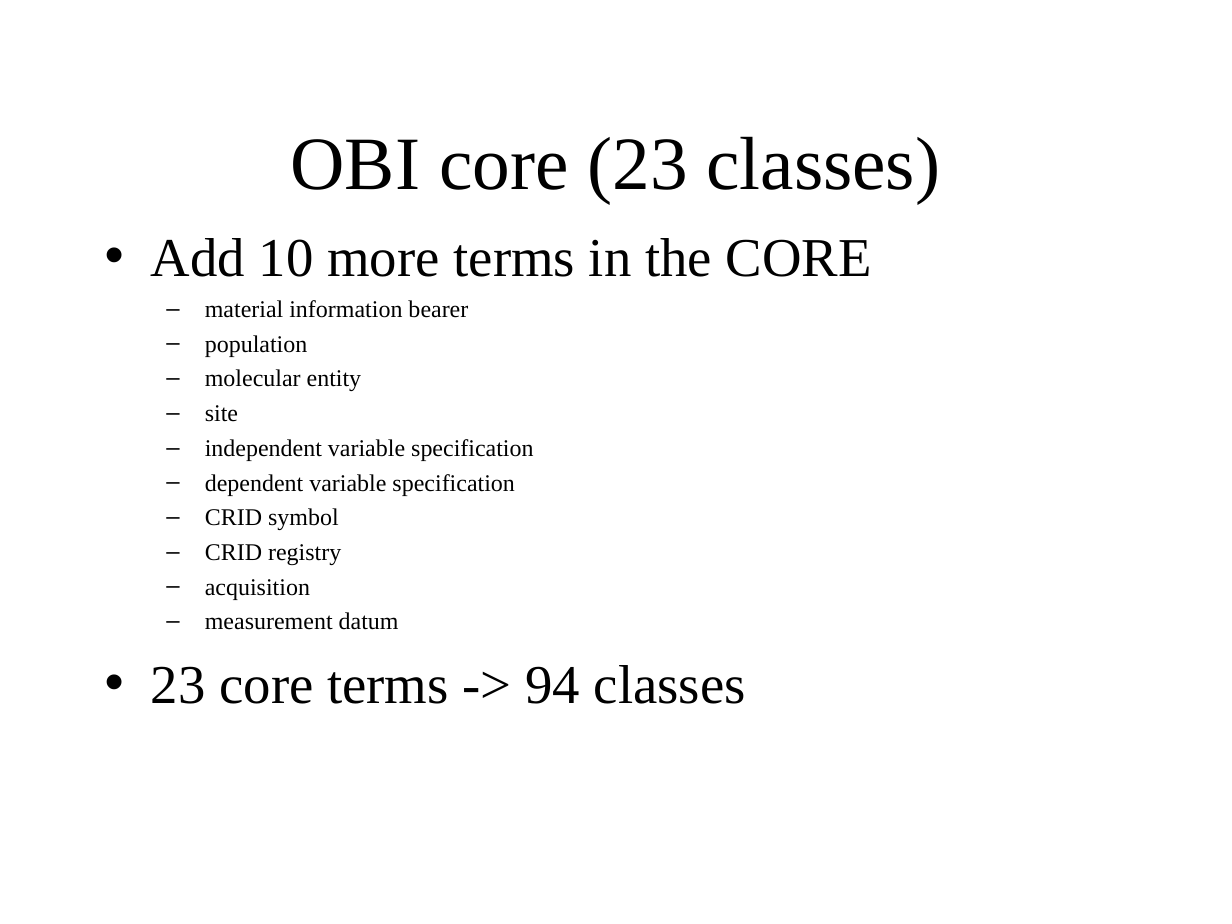
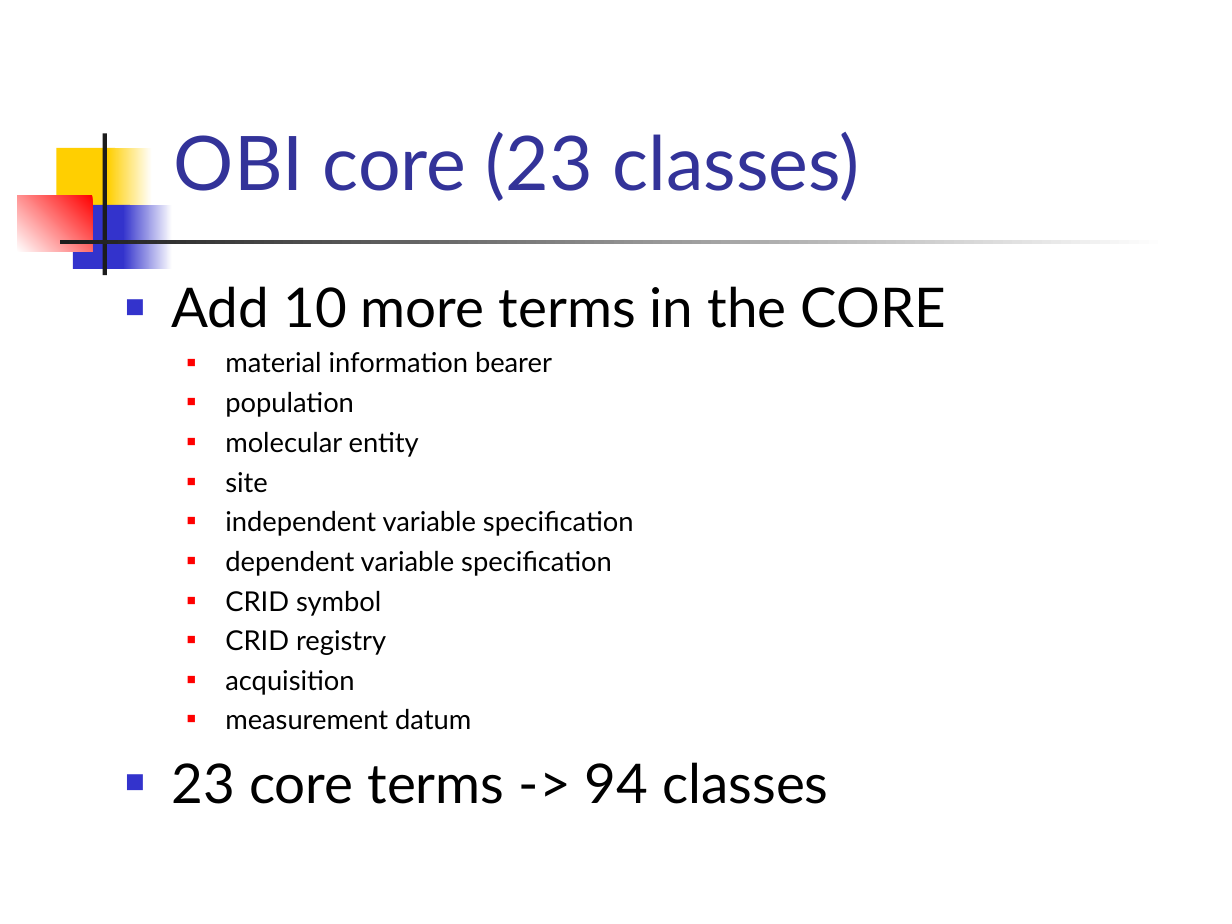
Before and after one commit to obi-ontology/obi-legacy-svn, a slide deck: slide 8 of trunk/docs/presentations/OBI workshop May 2012 Ann Arbor/OBI Core/OBI core.ppt. Drawn at 1232x924 pixels with LibreOffice and Linux fonts; fonts in the diff are those of the drawing. Boxes give left, top, right and bottom in pixels: in the first picture for what was removed or moved away, otherwise in the second. Text is boxed around its words. In the diff, an @@ line names an element or a change of style, - is before the commit and + after.

Commit message:
minor layout changes

```diff
--- a/trunk/docs/presentations/OBI workshop May 2012 Ann Arbor/OBI Core/OBI core.ppt
+++ b/trunk/docs/presentations/OBI workshop May 2012 Ann Arbor/OBI Core/OBI core.ppt
@@ title "OBI core (23 classes)" moved from (x1=291, y1=136, x2=941, y2=203) to (x1=174, y1=132, x2=860, y2=201) @@
@@ title "OBI core (23 classes)" at (x1=174, y1=132, x2=860, y2=201): font Times New Roman to Lato, text colour #000000 to #333399; alignment centre to left @@
@@ rectangle added at (x1=57, y1=148, x2=116, y2=212), fill #FFCF01 @@
@@ rectangle added at (x1=102, y1=133, x2=106, y2=275), fill #1C1C1C @@
@@ rectangle added at (x1=108, y1=148, x2=153, y2=212), fill gradient #FFFFFF to #FFCF01 @@
@@ rectangle added at (x1=17, y1=195, x2=92, y2=251), fill gradient #FF0000 to #FFFFFF @@
@@ rectangle added at (x1=73, y1=205, x2=129, y2=269), fill #3333CC @@
@@ rectangle added at (x1=123, y1=205, x2=172, y2=269), fill gradient #FFFFFF to #3333CC @@
@@ rectangle added at (x1=59, y1=240, x2=1168, y2=244), fill gradient #FFFFFF to #1C1C1C @@
@@ text "Add 10 more terms in ..." moved from (x1=151, y1=238, x2=872, y2=704) to (x1=171, y1=286, x2=947, y2=804) @@
@@ text "Add 10 more terms in ..." at (x1=171, y1=286, x2=947, y2=804): font Times New Roman to Lato; size 14 to 16 pt in "material information bearer", "population", "molecular entity", "site" and 6 more places; bullet • to ■; bullet colour #000000 to #3333CC; bullet – to ■; bullet colour #000000 to #FF0000 @@
```
Also in this commit, not shown: 7 other slides changed.
